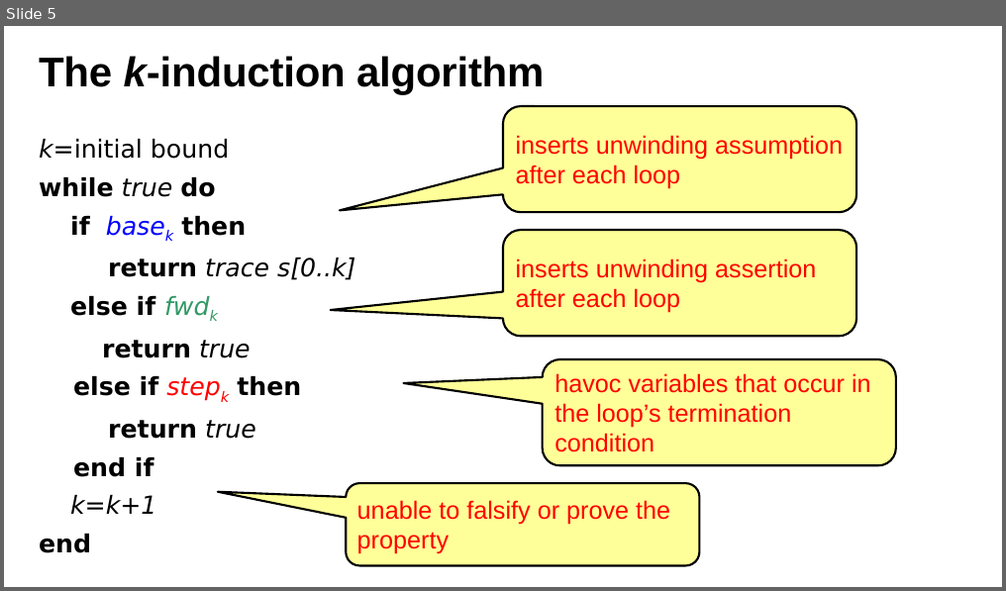
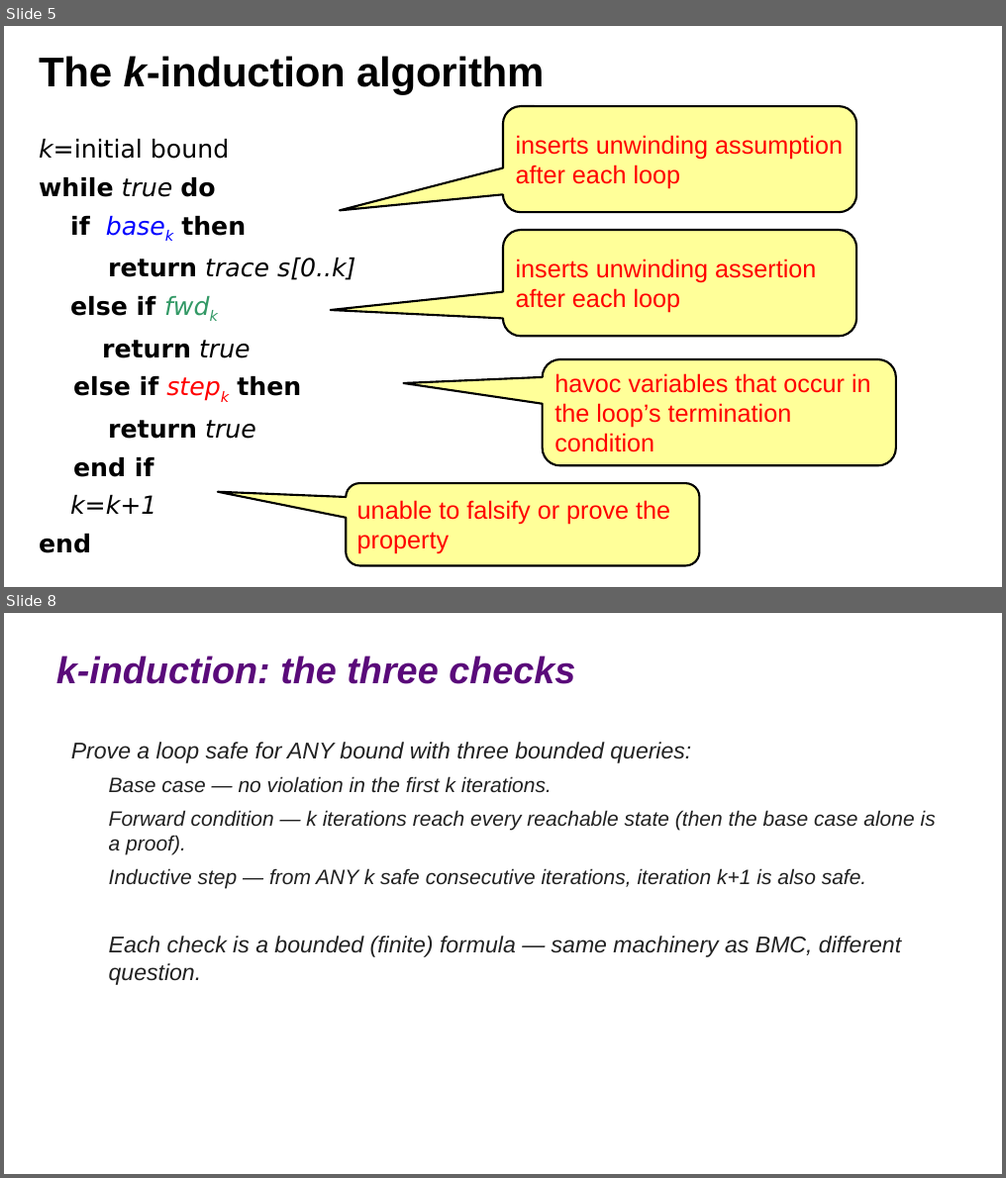
Before and after one commit to lucasccordeiro/unifei, a slide deck: slides/session2/03-k-induction.pptx. Shown one above the other, each under a label of ours: slide 5 before the commit, slides 5 and 8 after it; the slides between them are not shown. The pictures are 1006x591 and 1006x1178 pixels, drawn with LibreOffice and Linux fonts; fonts in the diff are those of the drawing. Boxes give left, top, right and bottom in pixels: in the first picture for what was removed or moved away, otherwise in the second. Text is boxed around its words. In the diff, an @@ line names an element or a change of style, - is before the commit and + after.

```diff
--- a/slides/session2/03-k-induction.pptx
+++ b/slides/session2/03-k-induction.pptx
@@ slide 8 added at [4,613,1002,1174], background #FFFFFF @@
@@ text added at [56,656,575,684], 36 pt, text #5A0A7A, bold, italic @@
+k-induction: the three checks
@@ text added at [71,742,936,985], 20 pt, text #212121, italic @@
+Prove a loop safe for ANY bound with three bounded queries:
+  Base case — no violation in the first k iterations.
+  Forward condition — k iterations reach every reachable state (then the base case alone is a proof).
+  Inductive step — from ANY k safe consecutive iterations, iteration k+1 is also safe.
+Each check is a bounded (finite) formula — same machinery as BMC, different question.
```
Also in this commit, not shown: 4 other slides added, 12 other files.
